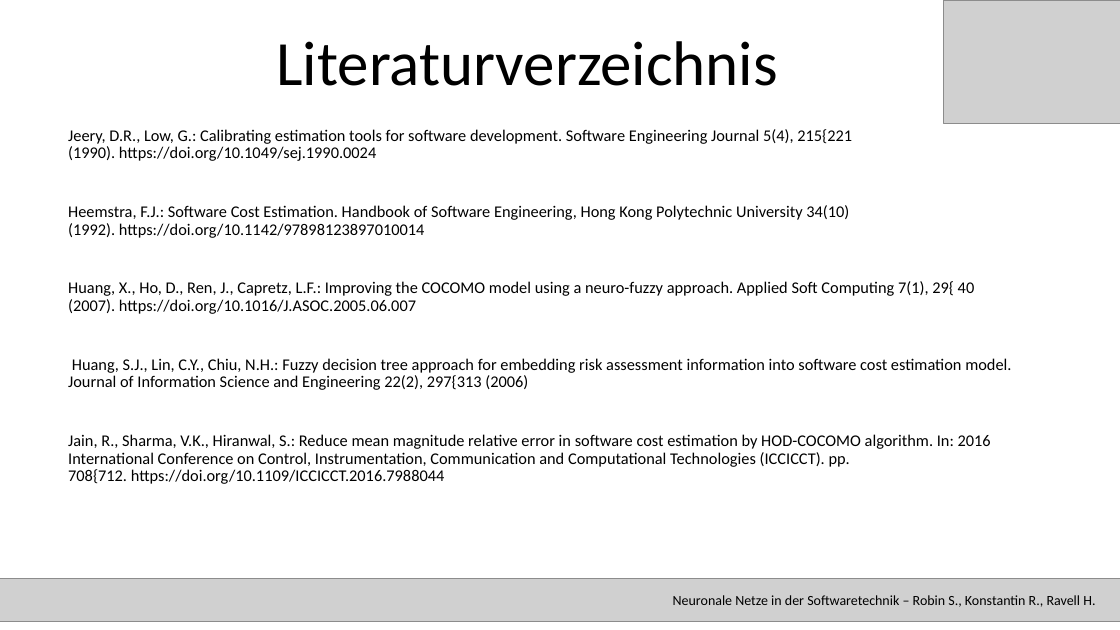
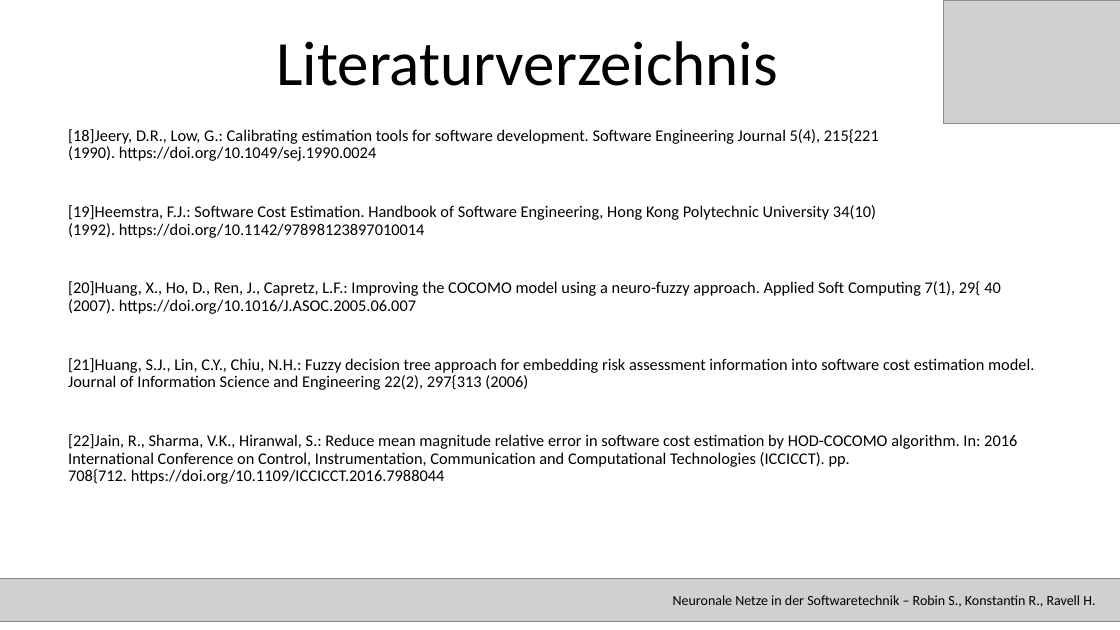
Before and after one commit to RavellHeerdegen/SATElite, a slide deck: slide 39 of SATPräsiMitBezeichnerUndRefs.pptx (slide 38 before the commit). Drawn at 1120x630 pixels with LibreOffice and Linux fonts; fonts in the diff are those of the drawing; grey boxes stand for pictures. Boxes give left, top, right and bottom in pixels: in the first picture for what was removed or moved away, otherwise in the second. Text is boxed around its words. In the diff, an @@ line names an element or a change of style, - is before the commit and + after.

```diff
--- a/SATPräsiMitBezeichnerUndRefs.pptx
+++ b/SATPräsiMitBezeichnerUndRefs.pptx
@@ subtitle at [68, 129, 1034, 484]: text changed @@
-Jeery, D.R., Low, G.: Calibrating estimation tools for software development. Software Engineering Journal 5(4), 215{221 (1990). https://doi.org/10.1049/sej.1990.0024
-Heemstra, F.J.: Software Cost Estimation. Handbook of Software Engineering, Hong Kong Polytechnic University 34(10) (1992). https://doi.org/10.1142/97898123897010014
-Huang, X., Ho, D., Ren, J., Capretz, L.F.: Improving the COCOMO model using a neuro-fuzzy approach. Applied Soft Computing 7(1), 29{ 40 (2007). https://doi.org/10.1016/J.ASOC.2005.06.007
-Huang, S.J., Lin, C.Y., Chiu, N.H.: Fuzzy decision tree approach for embedding risk assessment information into software cost estimation model. Journal of Information Science and Engineering 22(2), 297{313 (2006)
-Jain, R., Sharma, V.K., Hiranwal, S.: Reduce mean magnitude relative error in software cost estimation by HOD-COCOMO algorithm. In: 2016 International Conference on Control, Instrumentation, Communication and Computational Technologies (ICCICCT). pp. 708{712. https://doi.org/10.1109/ICCICCT.2016.7988044
+[18]Jeery, D.R., Low, G.: Calibrating estimation tools for software development. Software Engineering Journal 5(4), 215{221 (1990). https://doi.org/10.1049/sej.1990.0024
+[19]Heemstra, F.J.: Software Cost Estimation. Handbook of Software Engineering, Hong Kong Polytechnic University 34(10) (1992). https://doi.org/10.1142/97898123897010014
+[20]Huang, X., Ho, D., Ren, J., Capretz, L.F.: Improving the COCOMO model using a neuro-fuzzy approach. Applied Soft Computing 7(1), 29{ 40 (2007). https://doi.org/10.1016/J.ASOC.2005.06.007
+[21]Huang, S.J., Lin, C.Y., Chiu, N.H.: Fuzzy decision tree approach for embedding risk assessment information into software cost estimation model. Journal of Information Science and Engineering 22(2), 297{313 (2006)
+[22]Jain, R., Sharma, V.K., Hiranwal, S.: Reduce mean magnitude relative error in software cost estimation by HOD-COCOMO algorithm. In: 2016 International Conference on Control, Instrumentation, Communication and Computational Technologies (ICCICCT). pp. 708{712. https://doi.org/10.1109/ICCICCT.2016.7988044
```
Also in this commit, not shown: 16 other slides changed, 1 slide added.
